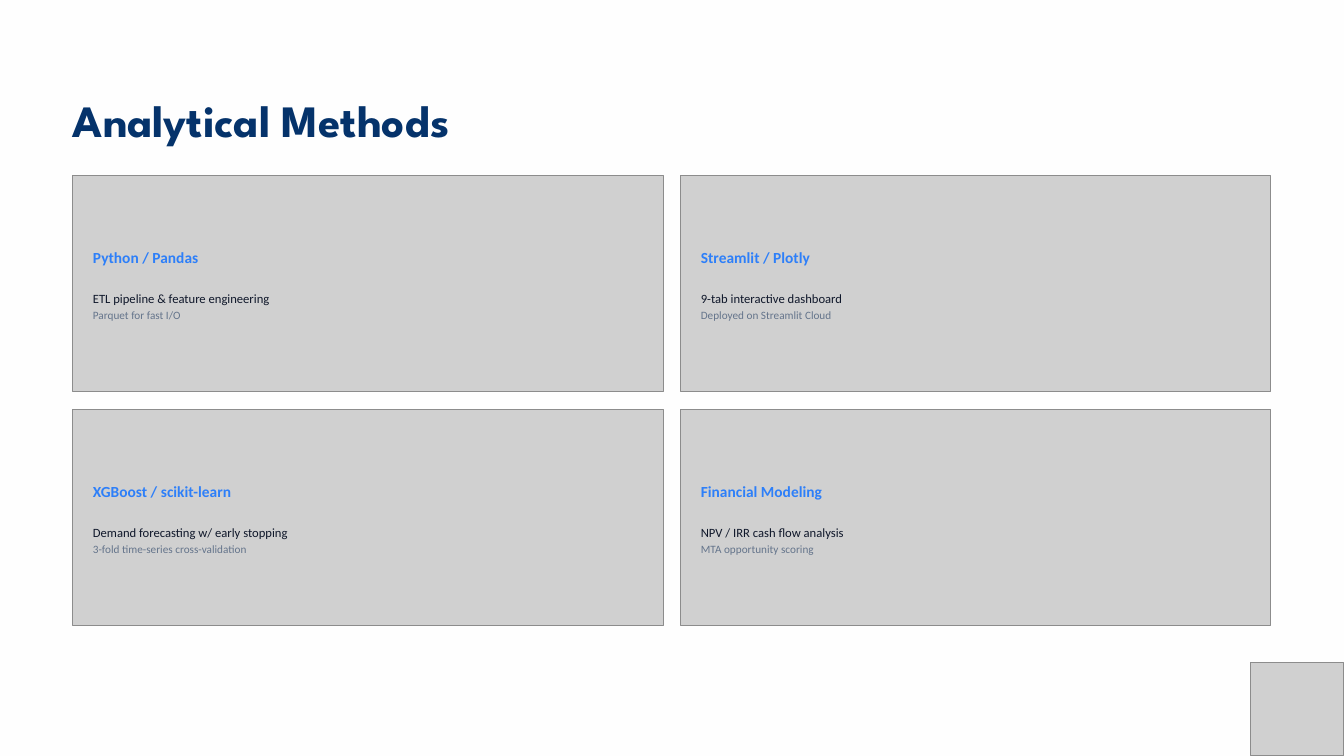
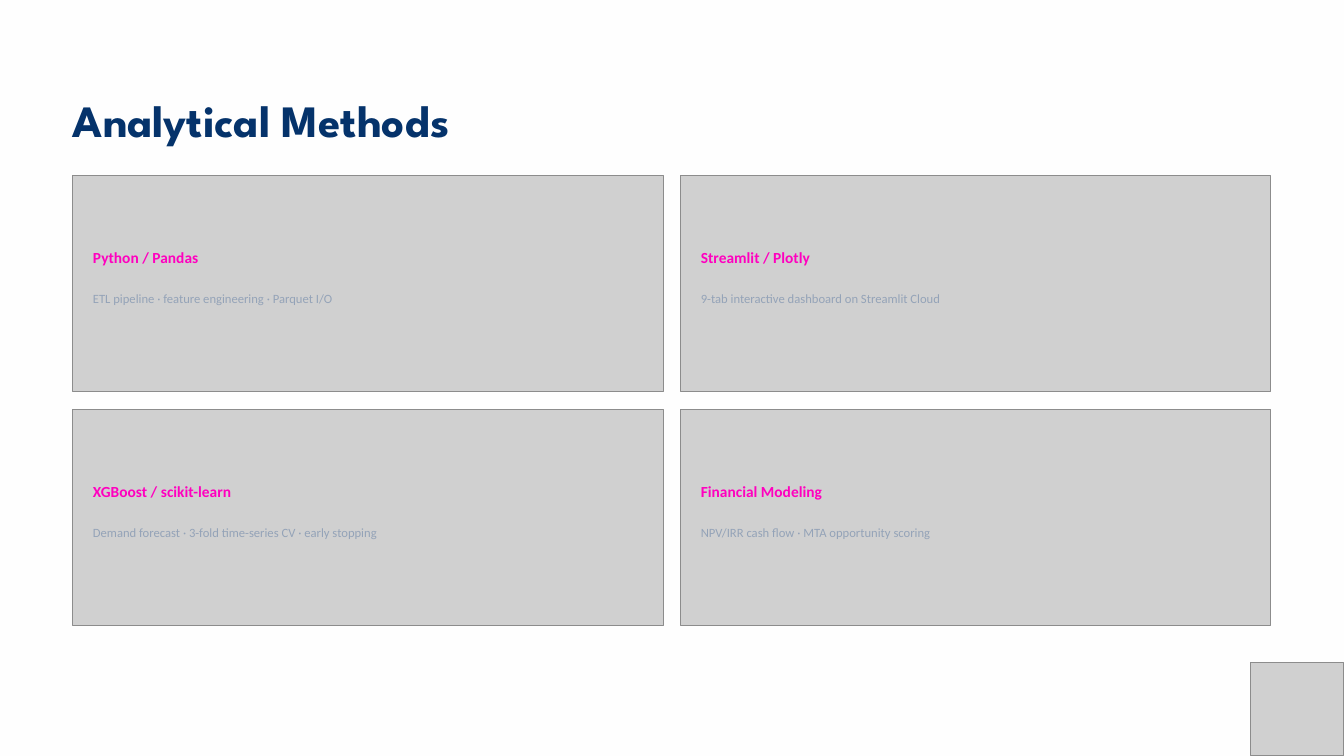
Before and after one commit to jingwenr2/citibike, a slide deck: slide 7 of report/CitiBike_Capstone_Final.pptx. Drawn at 1344x756 pixels with LibreOffice and Linux fonts; fonts in the diff are those of the drawing; grey boxes stand for pictures; background and template pictures are left out. Boxes give left, top, right and bottom in pixels: in the first picture for what was removed or moved away, otherwise in the second. Text is boxed around its words. In the diff, an @@ line names an element or a change of style, - is before the commit and + after.

```diff
--- a/report/CitiBike_Capstone_Final.pptx
+++ b/report/CitiBike_Capstone_Final.pptx
@@ text at box(93, 295, 332, 305): text changed; text colour #0F172A to #94A3B8 @@
-ETL pipeline & feature engineering
-Parquet for fast I/O
+ETL pipeline · feature engineering · Parquet I/O
@@ text at box(701, 294, 940, 303): text changed; text colour #0F172A to #94A3B8 @@
-9-tab interactive dashboard
-Deployed on Streamlit Cloud
+9-tab interactive dashboard on Streamlit Cloud
@@ text colour #2D7FF9 to #FF00BF in 4 elements at box(93, 252, 198, 266), box(701, 252, 810, 266), box(93, 486, 231, 497), box(701, 486, 822, 500) @@
@@ text at box(93, 528, 376, 539): text changed; size 8 to 9 pt; text colour #64748B to #94A3B8 @@
-Demand forecasting w/ early stopping
-3-fold time-series cross-validation
+Demand forecast · 3-fold time-series CV · early stopping
@@ text at box(701, 529, 931, 539): text changed; text colour #0F172A to #94A3B8 @@
-NPV / IRR cash flow analysis
-MTA opportunity scoring
+NPV/IRR cash flow · MTA opportunity scoring
```
Also in this commit, not shown: 16 other slides changed, 2 other files.
